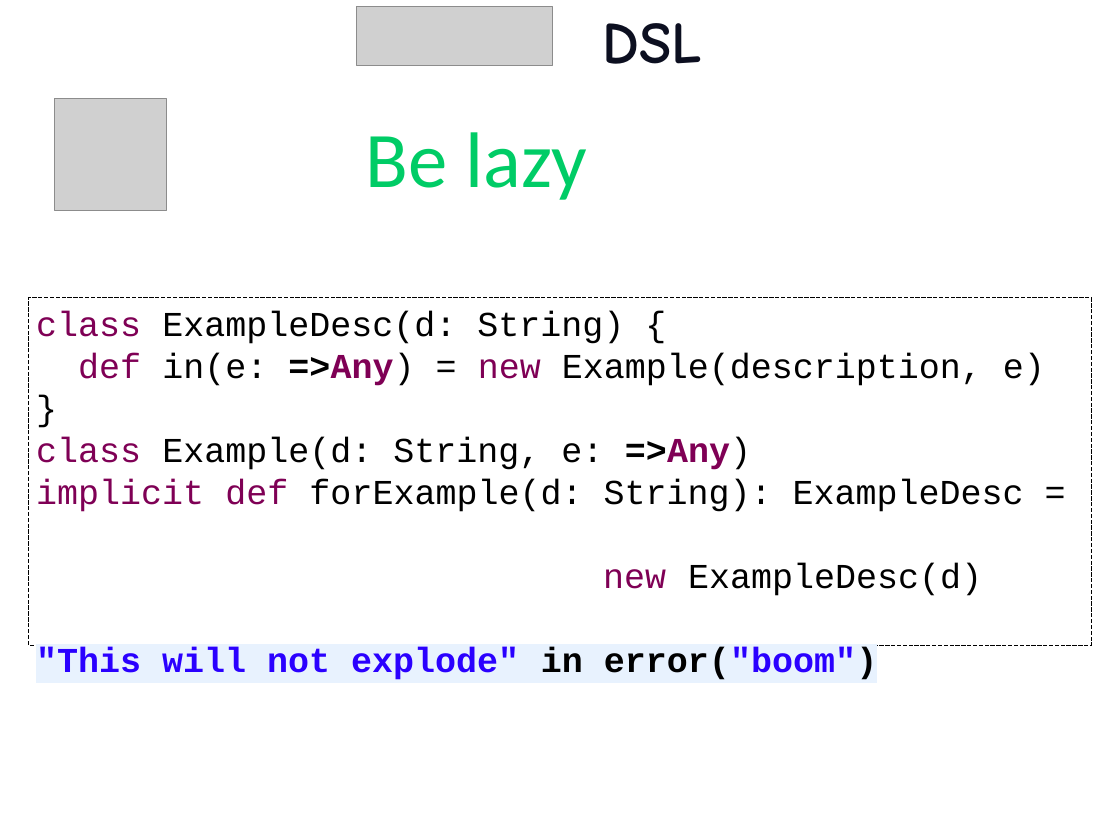
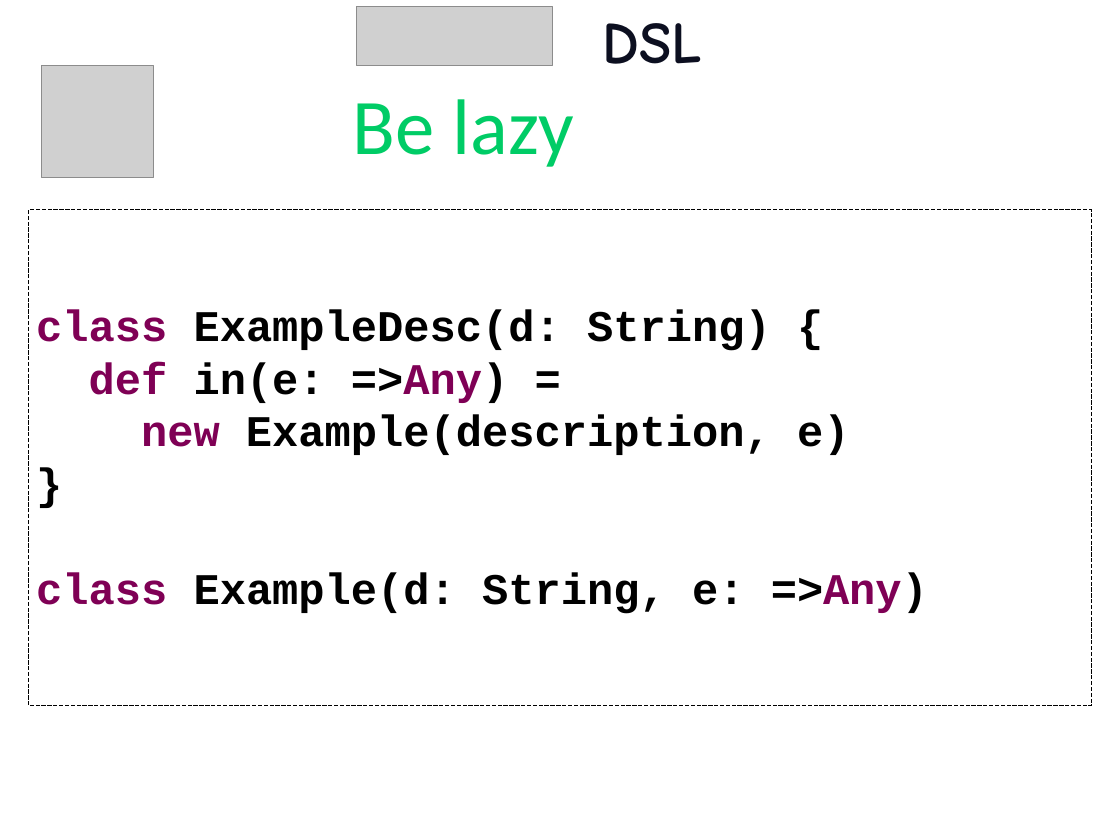
Before and after one commit to etorreborre/oscon-2010, a slide deck: slide 51 of src/main/resources/oscon_2010_specs.pptx (slide 43 before the commit). Drawn at 1120x840 pixels with LibreOffice and Linux fonts; fonts in the diff are those of the drawing; grey boxes stand for pictures; background and template pictures are left out. Boxes give left, top, right and bottom in pixels: in the first picture for what was removed or moved away, otherwise in the second. Text is boxed around its words. In the diff, an @@ line names an element or a change of style, - is before the commit and + after.

```diff
--- a/src/main/resources/oscon_2010_specs.pptx
+++ b/src/main/resources/oscon_2010_specs.pptx
@@ picture: place and size @@
-picture at bbox=[54, 98, 166, 210]
+picture at bbox=[42, 65, 154, 177]
@@ text "Be lazy": place and size @@
-text "Be lazy" at bbox=[366, 132, 588, 200]
+text "Be lazy" at bbox=[353, 99, 574, 167]
@@ rectangle "class ExampleDesc(d: String) {": place and size @@
-rectangle "class ExampleDesc(d: String) {" at bbox=[28, 298, 1092, 645]
+rectangle "class ExampleDesc(d: String) {" at bbox=[28, 210, 1092, 706]
@@ text in rectangle at bbox=[36, 310, 928, 614]: size 32 to 40 pt, bold on in "class ExampleDesc(d: String) {", "}", "class Example(d: String, e: =>Any)" @@
@@ text in rectangle at bbox=[89, 363, 849, 455]: text changed; size 32 to 40 pt; bold on @@
-def in(e: =>Any) = new Example(description, e)
+def in(e: =>Any) =
+new Example(description, e)
@@ text in rectangle at bbox=[36, 480, 1024, 680]: paragraphs removed @@
-implicit def forExample(d: String): ExampleDesc =
-new ExampleDesc(d)
-"This will not explode" in error("boom")
```
Also in this commit, not shown: 20 other slides changed, 11 slides added.
